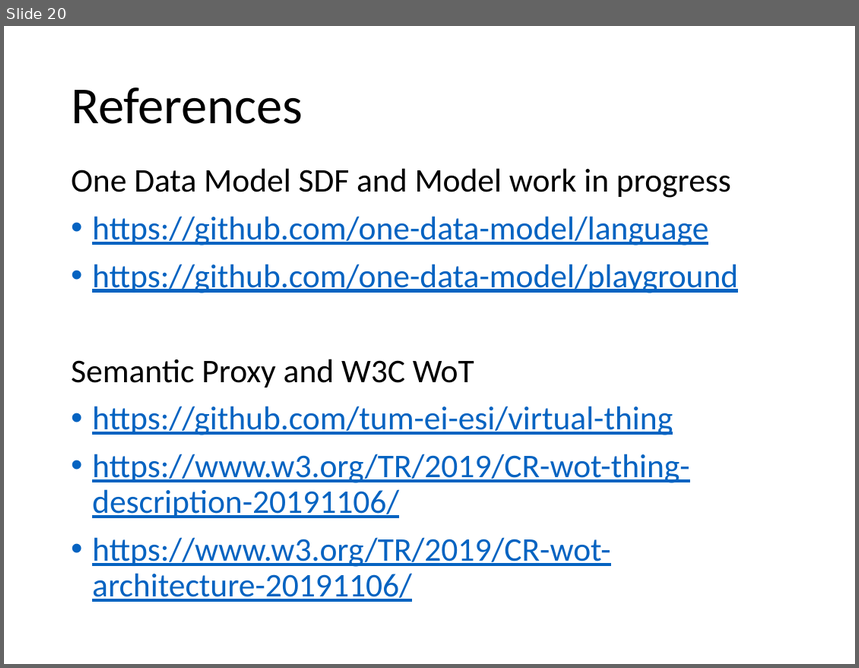
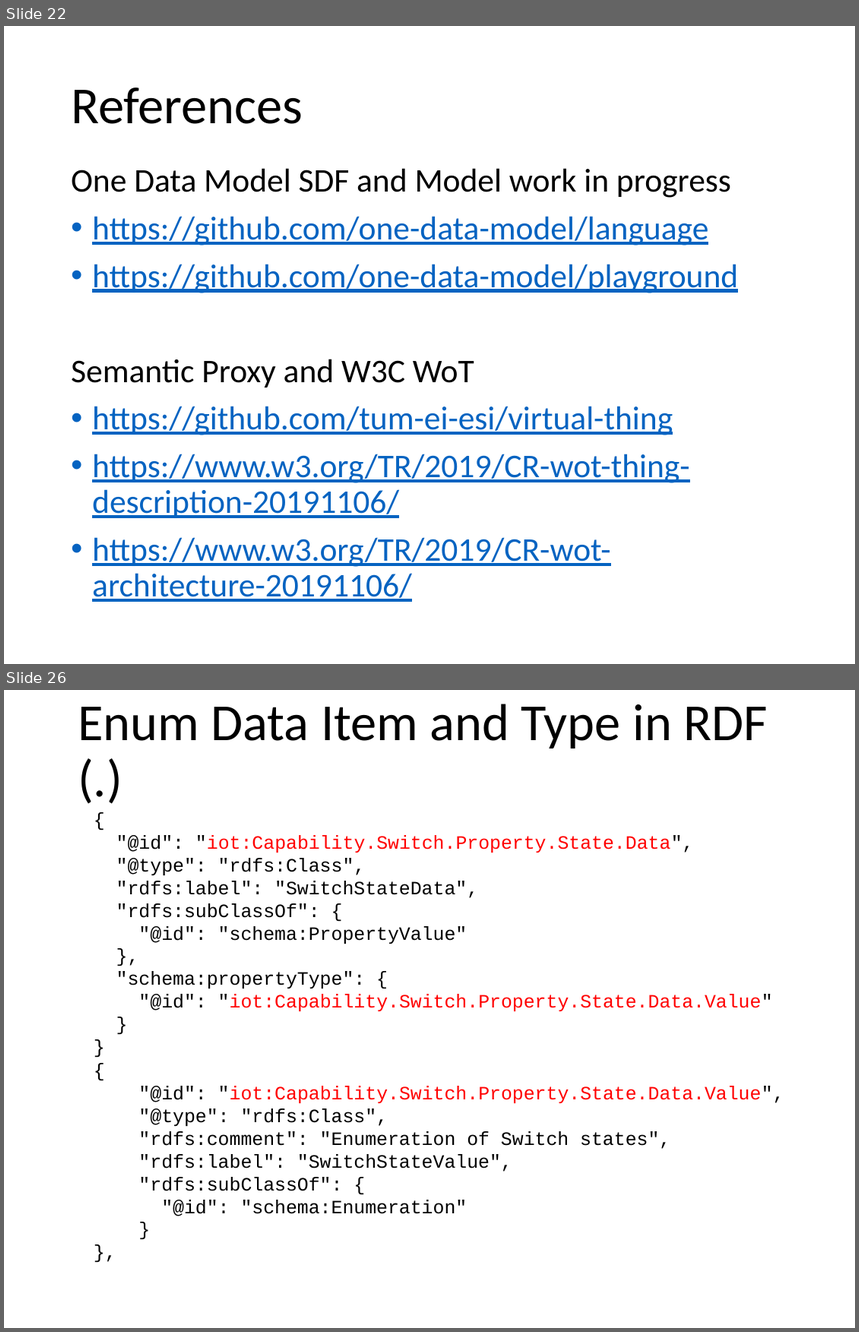
Before and after one commit to t2trg/wishi, a slide deck: slides/ietf106/SemanticProxy.pptx. Shown one above the other, each under a label of ours: slide 20 before the commit, slides 22 and 26 after it; the slides between them are not shown. The pictures are 859x668 and 859x1332 pixels, drawn with LibreOffice and Linux fonts; fonts in the diff are those of the drawing. Boxes give left, top, right and bottom in pixels: in the first picture for what was removed or moved away, otherwise in the second. Text is boxed around its words. In the diff, an @@ line names an element or a change of style, - is before the commit and + after.

```diff
--- a/slides/ietf106/SemanticProxy.pptx
+++ b/slides/ietf106/SemanticProxy.pptx
@@ slide 26 added at bbox=[4, 690, 855, 1328], background #FFFFFF @@
@@ title added at bbox=[78, 704, 768, 749], 44 pt, text #000000 @@
+Enum Data Item and Type in RDF (.)
@@ text added at bbox=[116, 835, 773, 1011], 16 pt, text #000000 @@
+{
+"@id": "iot:Capability.Switch.Property.State.Data",
+"@type": "rdfs:Class",
+"rdfs:label": "SwitchStateData",
+"rdfs:subClassOf": {
+"@id": "schema:PropertyValue"
+},
+"schema:propertyType": {
+"@id": "iot:Capability.Switch.Property.State.Data.Value"
+}
+}
@@ text added at bbox=[139, 1086, 785, 1217], 16 pt, text #000000 @@
+{
+"@id": "iot:Capability.Switch.Property.State.Data.Value",
+"@type": "rdfs:Class",
+"rdfs:comment": "Enumeration of Switch states",
+"rdfs:label": "SwitchStateValue",
+"rdfs:subClassOf": {
+"@id": "schema:Enumeration"
+}
+},
@@ what was slide 20 is now slide 22 @@
```
Also in this commit, not shown: 3 slides changed, 6 other slides added, 1 other file.
